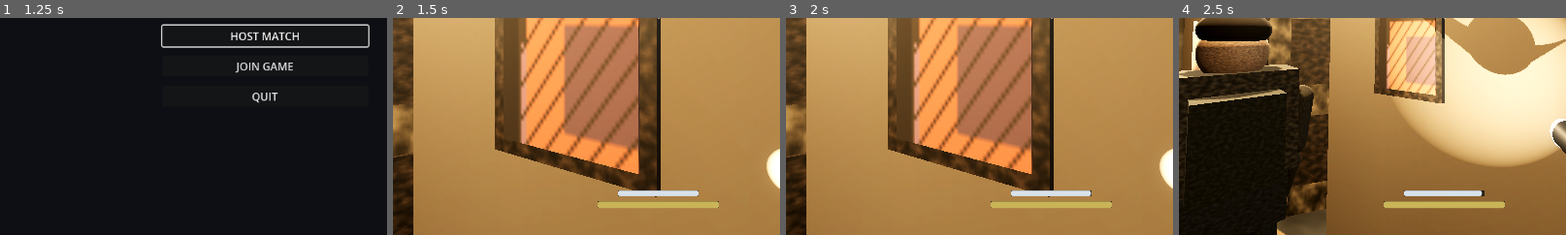
Above: before the commit, frames 1-4 (left to right).
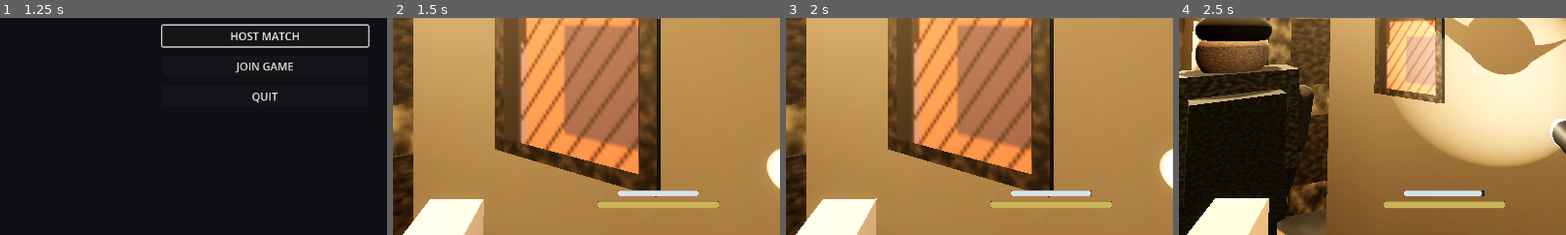
Above: after the commit, the same moments.

Repository: blastbeng/ProjectSpecterV2
Game: Godot game, scene res://scenes/boot.tscn
Same seed, same stepped clock (60 frames per second), same inputs: the game is played once before the commit and once after it.
Inputs (mouse positions are % of the whole screen's width and height, from its top left):
- Up to frame 1 (1.25 s): move the mouse to (72, 45) at 0.52 s; hold Right (ui_right) from 0.53 s (still down); tap Q at 0.6 s; click (72, 45) at 0.67 s
- Up to frame 2 (1.5 s): release Right (ui_right) at 1.25 s; click "HOST MATCH" at 1.25 s
- Up to frame 3 (2 s): no input
- Up to frame 4 (2.5 s): tap Enter (ui_accept) at 2, 2.27 s; move the mouse to (45, 50) at 2.02 s; hold Up (ui_up) from 2.03 s (still down); tap Ctrl at 2.1 s
The pictures show only the part of the screen within x 16-66%, y 50-100%; the shares and areas given below are measured in that part.

Frame 1 is identical in both runs. In frame 2, 2.9% of the frame differs, in the area x 2-24%, y 83-100%; in frame 3, 2.9%; in frame 4, 3.0%.

Commit message:
flashlight off-hand arm

Diff:
--- a/scripts/player/flashlight.gd
+++ b/scripts/player/flashlight.gd
@@ -14,6 +14,7 @@
 
 var _spot: SpotLight3D
 var _arm_pivot: Node3D
+var _off_arm: Node3D
 var _click: AudioStreamWAV
 var _click_player: AudioStreamPlayer
 var _sway := Vector2.ZERO
@@ -46,6 +47,35 @@
 	_arm_pivot = Node3D.new()
 	_arm_pivot.position = Vector3(0.28, -0.25, -0.35)
 	add_child(_arm_pivot)
+
+	# Off-hand: second forearm rising from bottom-left to steady the
+	# flashlight body (Vision 5.7: local player viewmodel arms).
+	_off_arm = Node3D.new()
+	_off_arm.position = Vector3(-0.30, -0.34, -0.33)
+	add_child(_off_arm)
+	var off_material := StandardMaterial3D.new()
+	off_material.albedo_color = Color("39445c")
+	off_material.roughness = 0.85
+	var off_forearm := MeshInstance3D.new()
+	var ofm := CapsuleMesh.new()
+	ofm.radius = 0.037
+	ofm.height = 0.36
+	off_forearm.mesh = ofm
+	off_forearm.material_override = off_material
+	off_forearm.rotation_degrees = Vector3(62, 0, -38)
+	off_forearm.position = Vector3(-0.06, -0.04, 0.12)
+	_off_arm.add_child(off_forearm)
+	var off_hand := MeshInstance3D.new()
+	var ohm := BoxMesh.new()
+	ohm.size = Vector3(0.075, 0.08, 0.12)
+	off_hand.mesh = ohm
+	var off_skin := StandardMaterial3D.new()
+	off_skin.albedo_color = Color("c8a284")
+	off_skin.roughness = 0.7
+	off_hand.material_override = off_skin
+	off_hand.position = Vector3(-0.005, 0.01, -0.055)
+	off_hand.rotation_degrees = Vector3(12, 8, -6)
+	_off_arm.add_child(off_hand)
 
 	# Forearm: capsule angled forward, sleeve color dark.
 	var arm_mat := StandardMaterial3D.new()
@@ -129,7 +159,14 @@
 	_arm_pivot.position.y = -0.25 + _sway.y * 0.6
 	# slight bob while moving
 	_bob_phase += delta * (6.0 + speed * 1.2)
-	_arm_pivot.position.z = -0.35 + sin(_bob_phase) * 0.008 * clampf(speed / 4.0, 0.0, 1.0)
+	var move01 := clampf(speed / 4.0, 0.0, 1.0)
+	_arm_pivot.position.z = -0.35 + sin(_bob_phase) * 0.008 * move01
+	# Off-hand steadies the light: mirrors main-arm sway/bob, plus a slow
+	# breathing drift when idle so the rig never looks frozen.
+	_off_arm.position.x = -0.30 + _sway.x * 0.7 - sin(_bob_phase) * 0.006 * move01
+	_off_arm.position.y = -0.34 + _sway.y * 0.45 + sin(_bob_phase + 0.9) * 0.005 * move01
+	_off_arm.position.z = -0.33 + sin(_bob_phase * 0.5) * 0.004 * move01
+	_off_arm.rotation.z = _sway.x * 0.5 + sin(_bob_phase * 0.33) * 0.01
 
 
 func _physics_process(delta: float) -> void:
